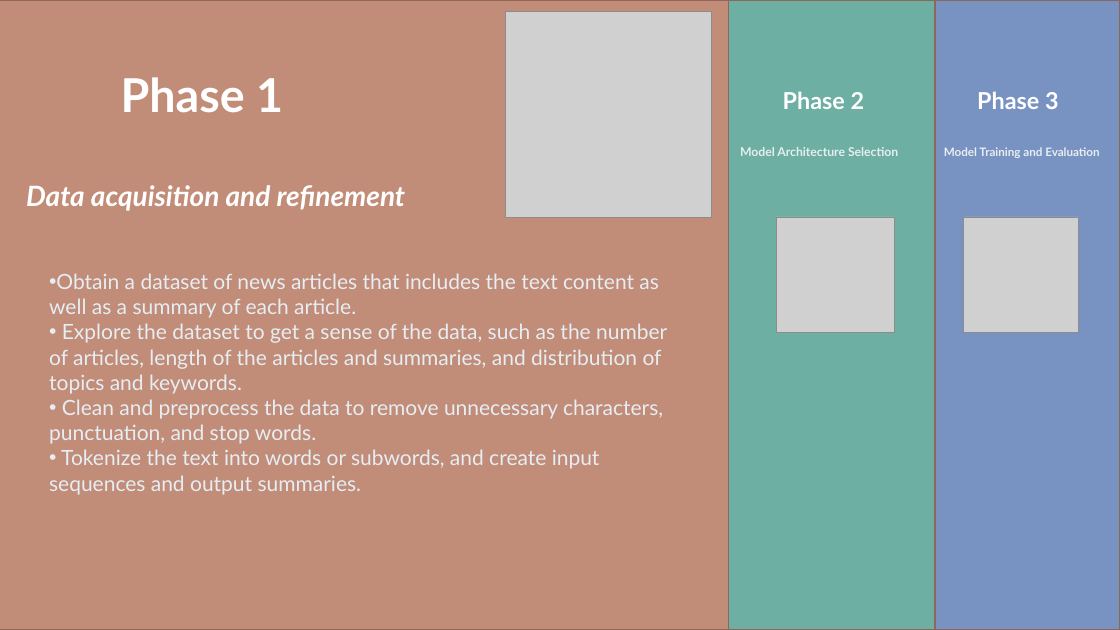
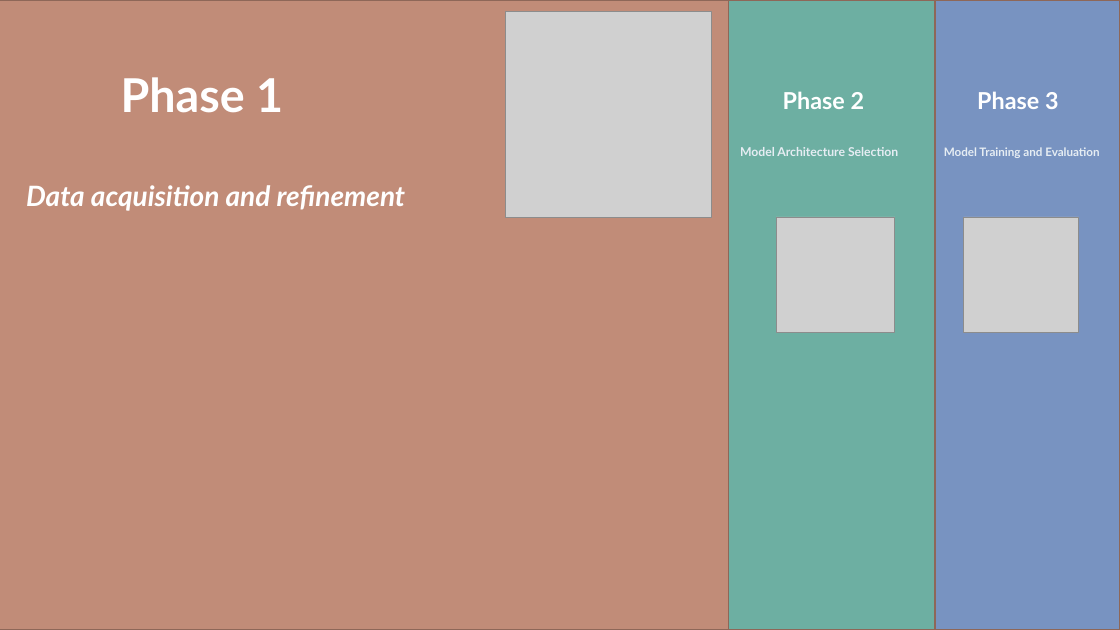
Before and after one commit to heyodai/cs5530-project, a slide deck: slide 4 of Presentation.pptx. Drawn at 1120x630 pixels with LibreOffice and Linux fonts; fonts in the diff are those of the drawing; grey boxes stand for pictures. Boxes give left, top, right and bottom in pixels: in the first picture for what was removed or moved away, otherwise in the second. Text is boxed around its words. In the diff, an @@ line names an element or a change of style, - is before the commit and + after.

```diff
--- a/Presentation.pptx
+++ b/Presentation.pptx
@@ text removed at box(49, 273, 667, 495) @@
-• Obtain a dataset of news articles that includes the text content as well as a summary of each article.
-• Explore the dataset to get a sense of the data, such as the number of articles, length of the articles and summaries, and distribution of topics and keywords.
-• Clean and preprocess the data to remove unnecessary characters, punctuation, and stop words.
-• Tokenize the text into words or subwords, and create input sequences and output summaries.
```
Also in this commit, not shown: 1 other slide changed, 8 slides added, 1 slide removed.
